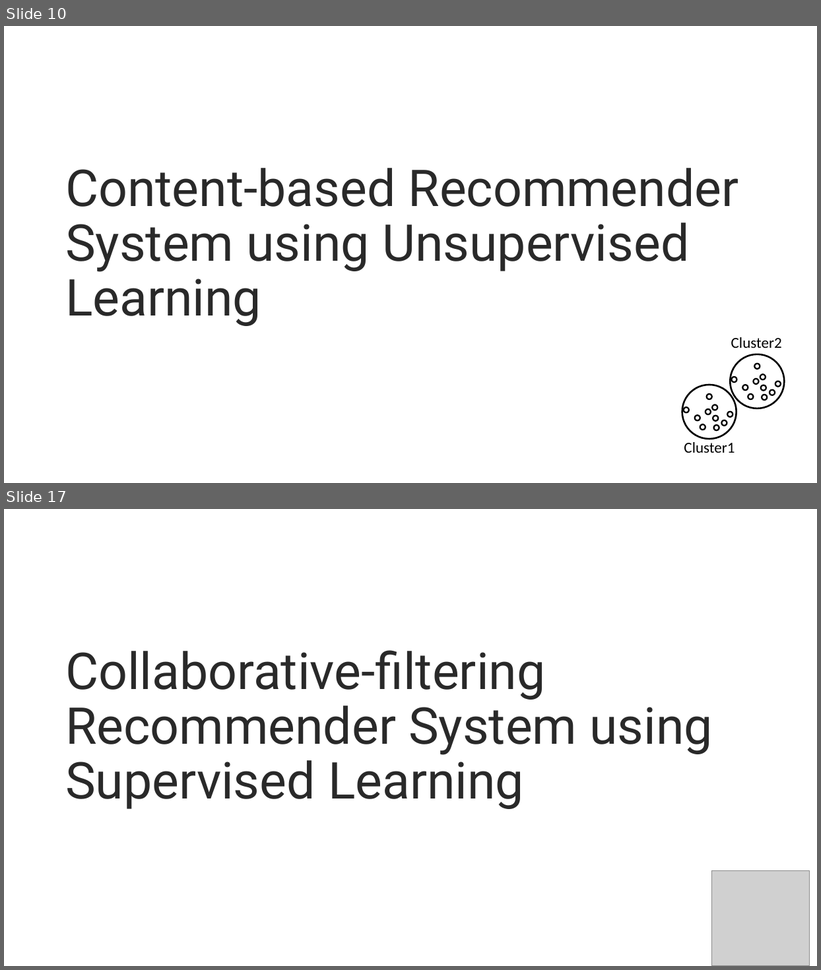
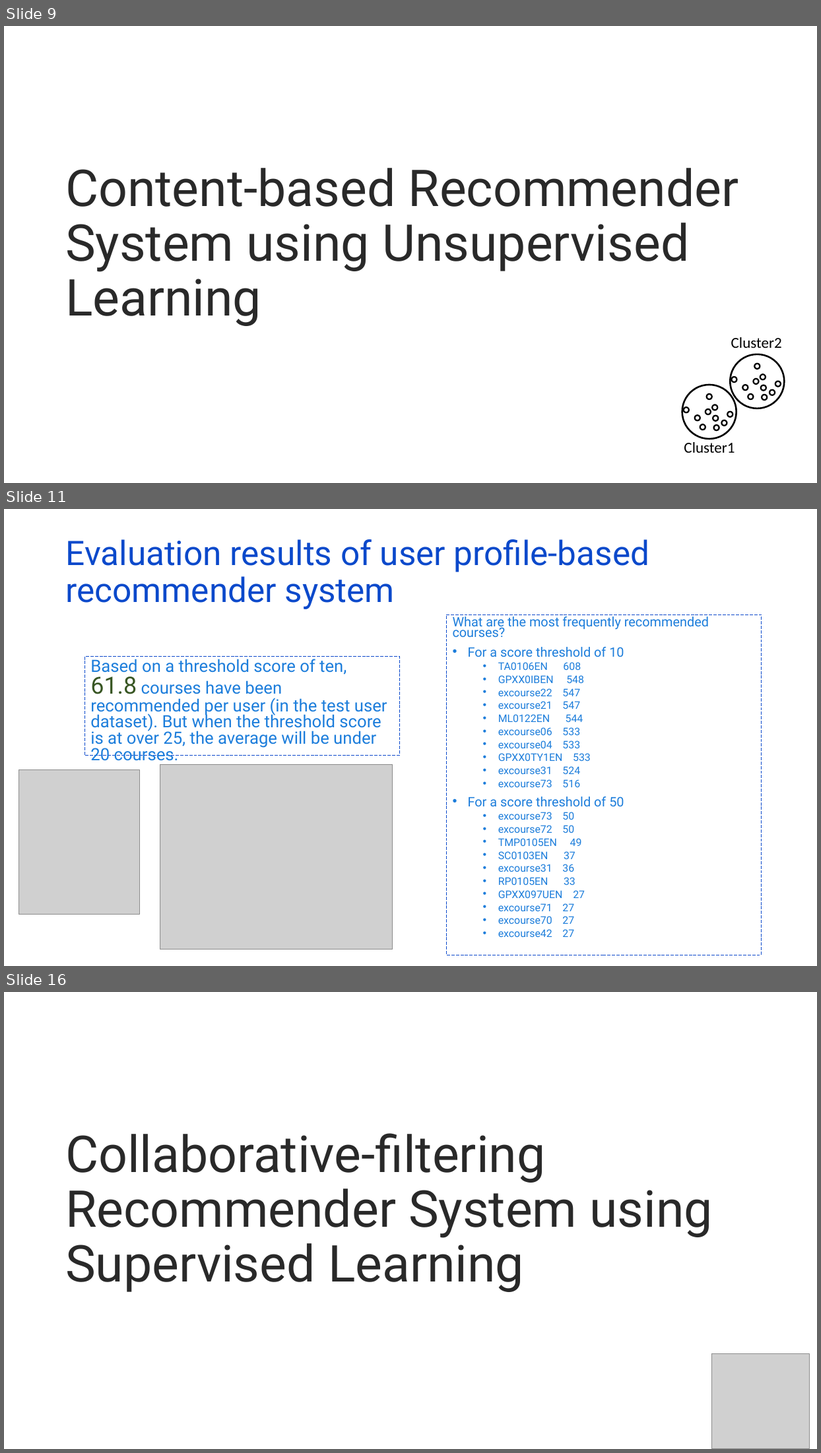
Before and after one commit to kymayodeji/ibm_ml_course, a slide deck: course6_Capstone/ml-capstone-template-coursera.pptx. Shown one above the other, each under a label of ours: slides 10 and 17 before the commit, slides 9, 11 and 16 after it; the slides between them are not shown. The pictures are 821x970 and 821x1453 pixels, drawn with LibreOffice and Linux fonts; fonts in the diff are those of the drawing; grey boxes stand for pictures. Boxes give left, top, right and bottom in pixels: in the first picture for what was removed or moved away, otherwise in the second. Text is boxed around its words. In the diff, an @@ line names an element or a change of style, - is before the commit and + after.

Commit message:
updated course 6 labs and completed capstone ppt

```diff
--- a/course6_Capstone/ml-capstone-template-coursera.pptx
+++ b/course6_Capstone/ml-capstone-template-coursera.pptx
@@ slide 11 added at (x1=4, y1=509, x2=817, y2=966), background #FFFFFF @@
@@ title added at (x1=66, y1=539, x2=649, y2=609), 40 pt, text #0B49CB @@
+Evaluation results of user profile-based recommender system
@@ rectangle added at (x1=446, y1=615, x2=761, y2=956), outline #0B49CB 0.75 pt dashed, 12.4 pt, text #1C7DDB @@
+What are the most frequently recommended courses?
+• For a score threshold of 10
+  • TA0106EN 608
+  • GPXX0IBEN 548
+  • excourse22 547
+  • excourse21 547
+  • ML0122EN 544
+  • excourse06 533
+  • excourse04 533
+  • GPXX0TY1EN 533
+  • excourse31 524
+  • excourse73 516
+• For a score threshold of 50
+  • excourse73 50
+  • excourse72 50
+  • TMP0105EN 49
+  • SC0103EN 37
+  • excourse31 36
+  • RP0105EN 33
+  • GPXX097UEN 27
+  • excourse71 27
+  • excourse70 27
+  • excourse42 27
@@ rectangle added at (x1=85, y1=657, x2=399, y2=756), outline #0B49CB 0.75 pt dashed, 20 pt, text #1C7DDB @@
+Based on a threshold score of ten, 61.8 courses have been recommended per user (in the test user dataset). But when the threshold score is at over 25, the average will be under 20 courses.
@@ picture added at (x1=160, y1=764, x2=393, y2=950) @@
@@ picture added at (x1=19, y1=770, x2=139, y2=914) @@
@@ what was slide 10 is now slide 9 @@
@@ what was slide 17 is now slide 16 @@
```
Also in this commit, not shown: 6 slides changed, 6 other slides added, 8 slides removed, 9 other files.
